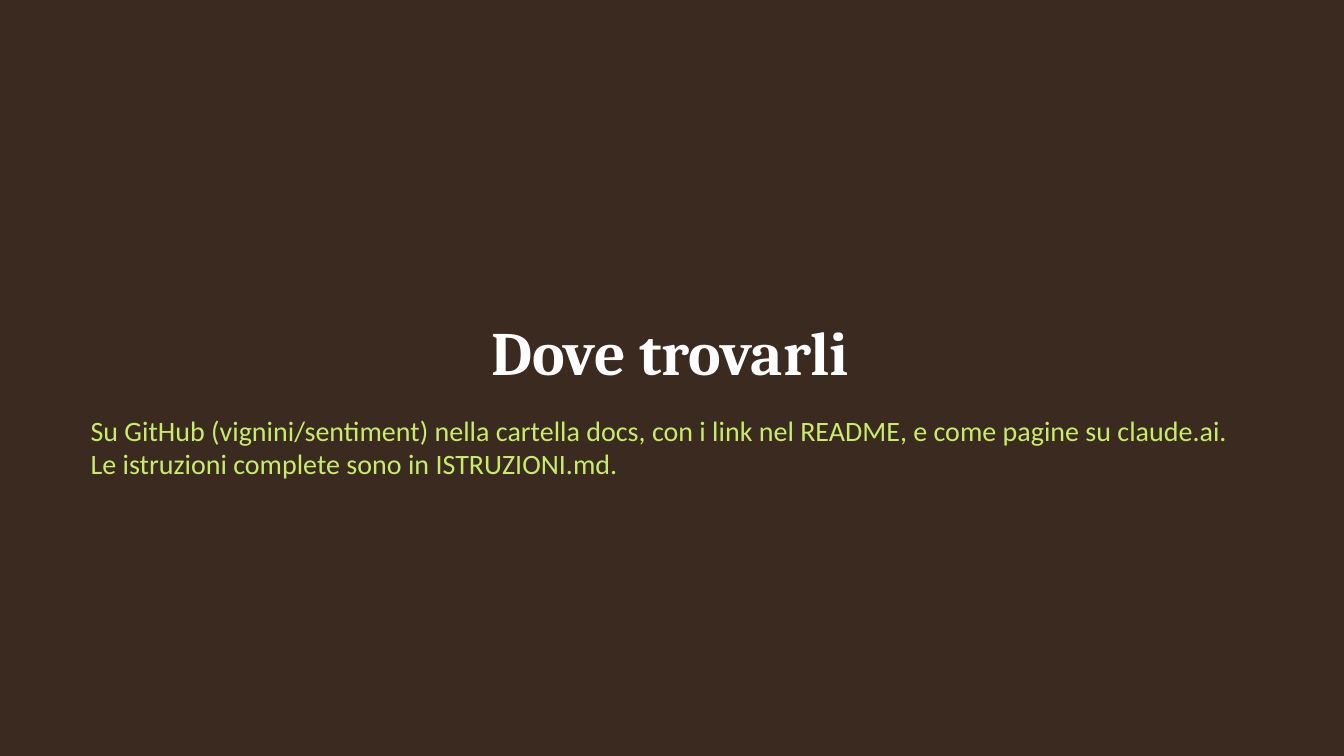
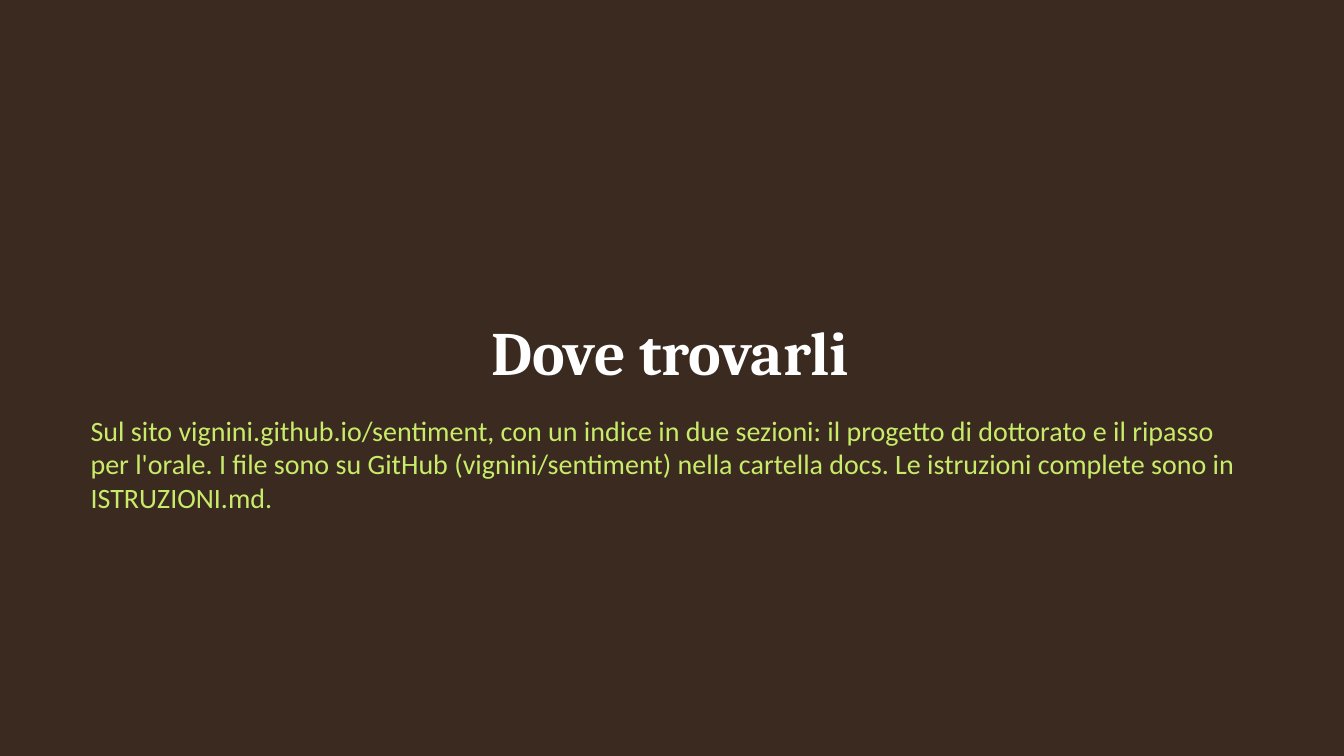
Before and after one commit to vignini/sentiment, a slide deck: slide 13 of presentazione/come-usare-la-mappa.pptx (slide 11 before the commit). Drawn at 1344x756 pixels with LibreOffice and Linux fonts; fonts in the diff are those of the drawing. Boxes give left, top, right and bottom in pixels: in the first picture for what was removed or moved away, otherwise in the second. Text is boxed around its words. In the diff, an @@ line names an element or a change of style, - is before the commit and + after.

```diff
--- a/presentazione/come-usare-la-mappa.pptx
+++ b/presentazione/come-usare-la-mappa.pptx
@@ text at (91,421,1234,508): text changed @@
-Su GitHub (vignini/sentiment) nella cartella docs, con i link nel README, e come pagine su claude.ai. Le istruzioni complete sono in ISTRUZIONI.md.
+Sul sito vignini.github.io/sentiment, con un indice in due sezioni: il progetto di dottorato e il ripasso per l'orale. I file sono su GitHub (vignini/sentiment) nella cartella docs. Le istruzioni complete sono in ISTRUZIONI.md.
```
Also in this commit, not shown: 4 other slides changed, 2 slides added, 2 other files.
